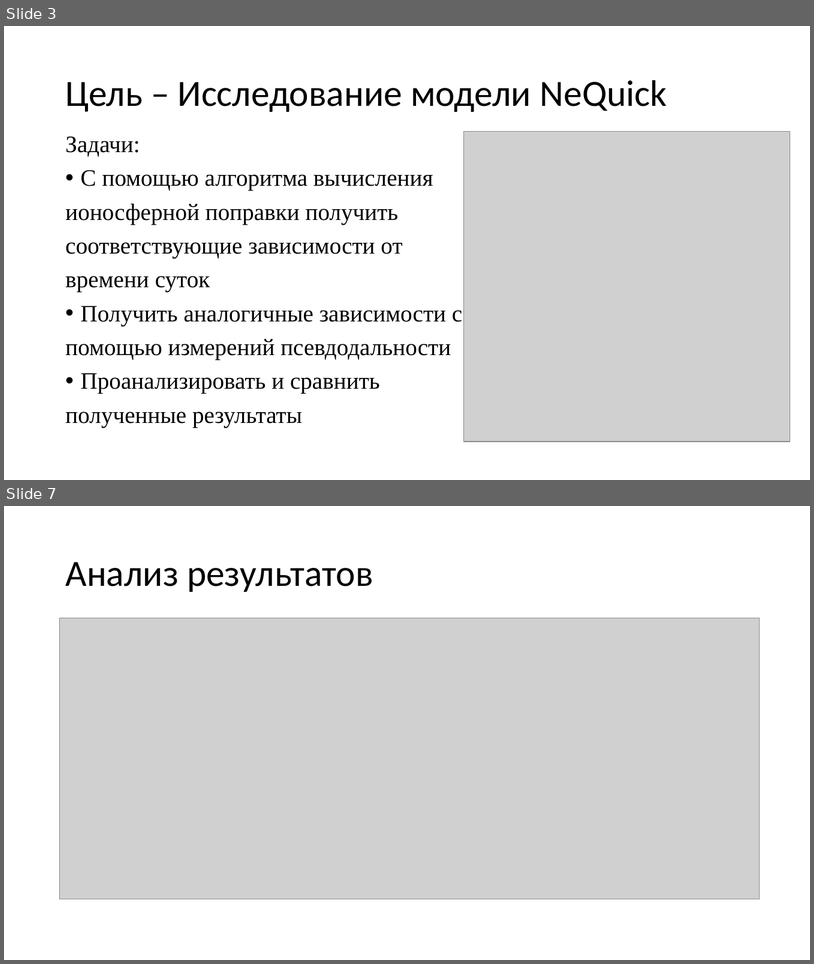
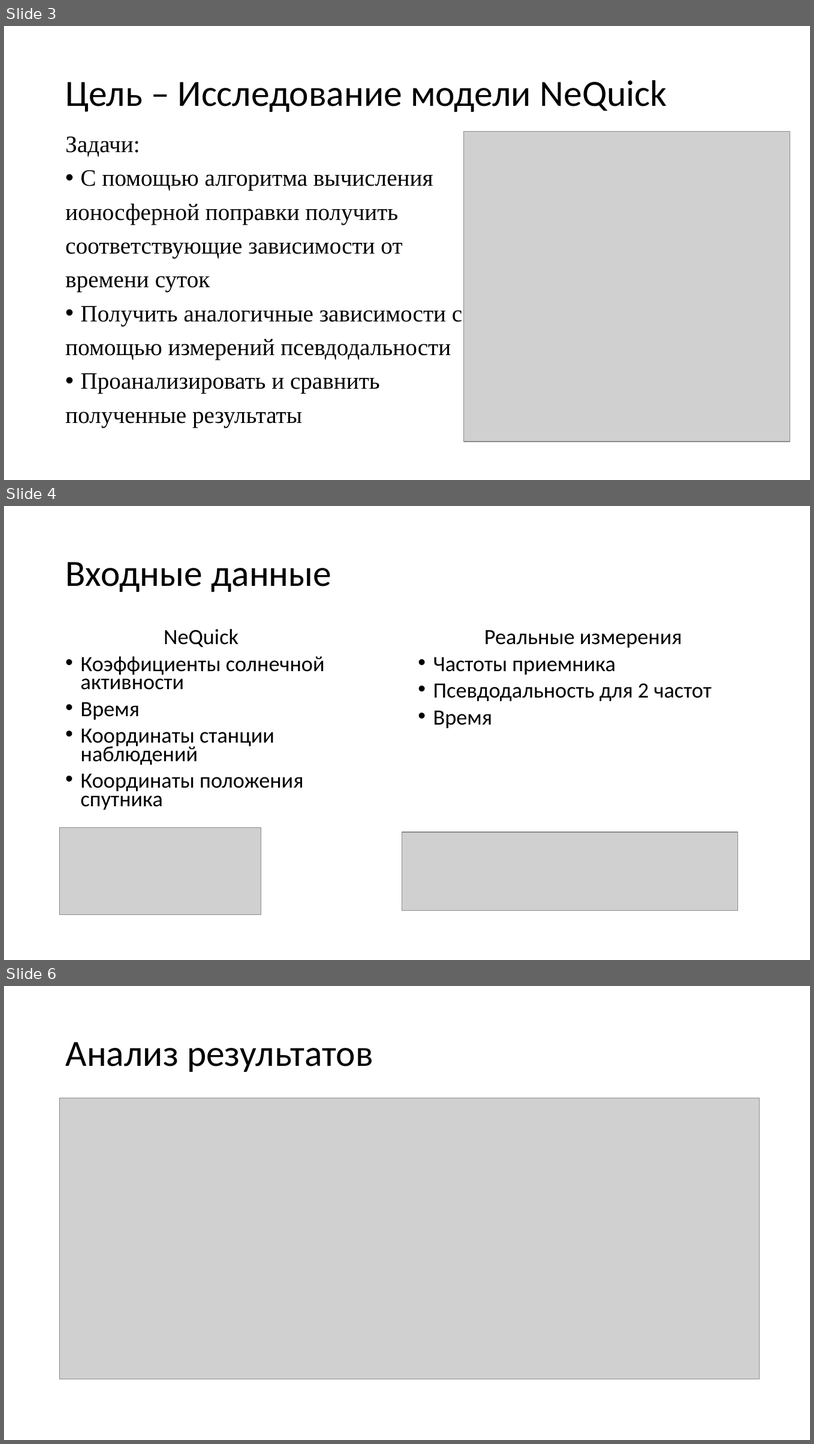
Before and after one commit to SaraFarron/------, a slide deck: Исследование алгоритма вычисления ионосферной поправки для системы Galileo.pptx. Shown one above the other, each under a label of ours: slides 3 and 7 before the commit, slides 3, 4 and 6 after it; the slides between them are not shown. The pictures are 814x964 and 814x1444 pixels, drawn with LibreOffice and Linux fonts; fonts in the diff are those of the drawing; grey boxes stand for pictures. Boxes give left, top, right and bottom in pixels: in the first picture for what was removed or moved away, otherwise in the second. Text is boxed around its words. In the diff, an @@ line names an element or a change of style, - is before the commit and + after.

```diff
--- a/Исследование алгоритма вычисления ионосферной поправки для системы Galileo.pptx
+++ b/Исследование алгоритма вычисления ионосферной поправки для системы Galileo.pptx
@@ slide 4 added at bbox=[4, 506, 810, 960], background #FFFFFF @@
@@ title added at bbox=[65, 562, 332, 592], 44 pt, text #000000 @@
+Входные данные
@@ text added at bbox=[81, 628, 325, 810], 25.9 pt, text #000000 @@
+NeQuick
+• Коэффициенты солнечной активности
+• Время
+• Координаты станции наблюдений
+• Координаты положения спутника
@@ text added at bbox=[434, 630, 712, 728], 25.9 pt, text #000000 @@
+Реальные измерения
+• Частоты приемника
+• Псевдодальность для 2 частот
+• Время
@@ picture added at bbox=[60, 827, 261, 915] @@
@@ picture added at bbox=[402, 832, 738, 910] @@
@@ what was slide 7 is now slide 6 @@
```
Also in this commit, not shown: 5 slides changed, 4 slides removed, 5 other files.
